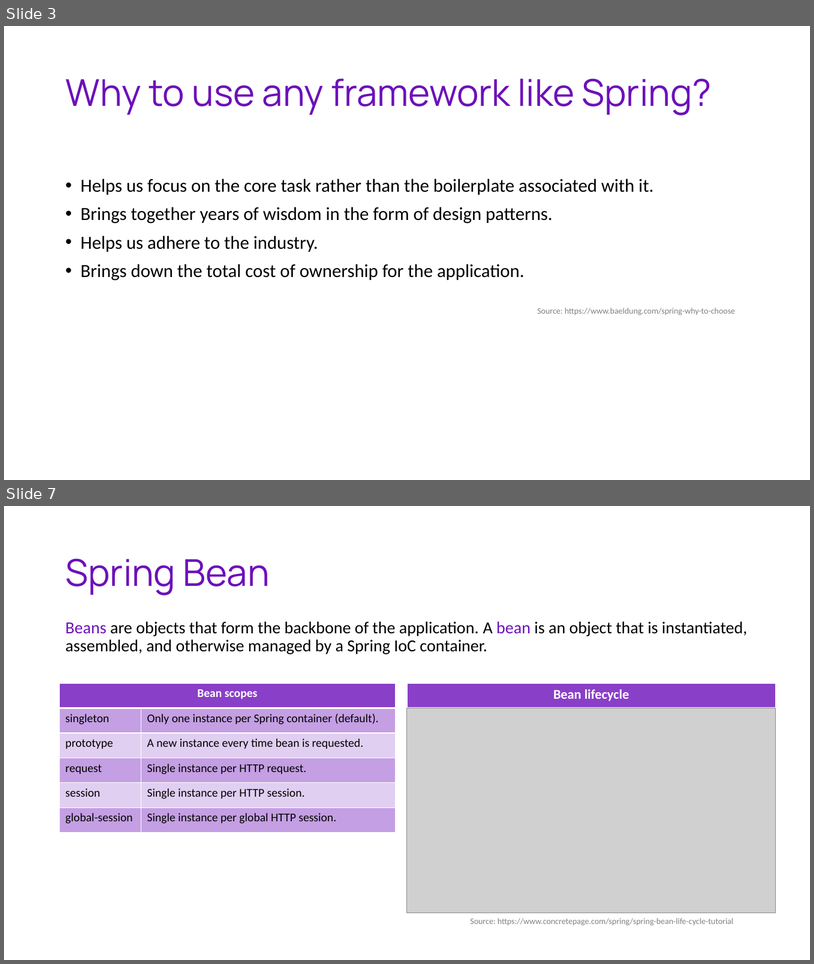
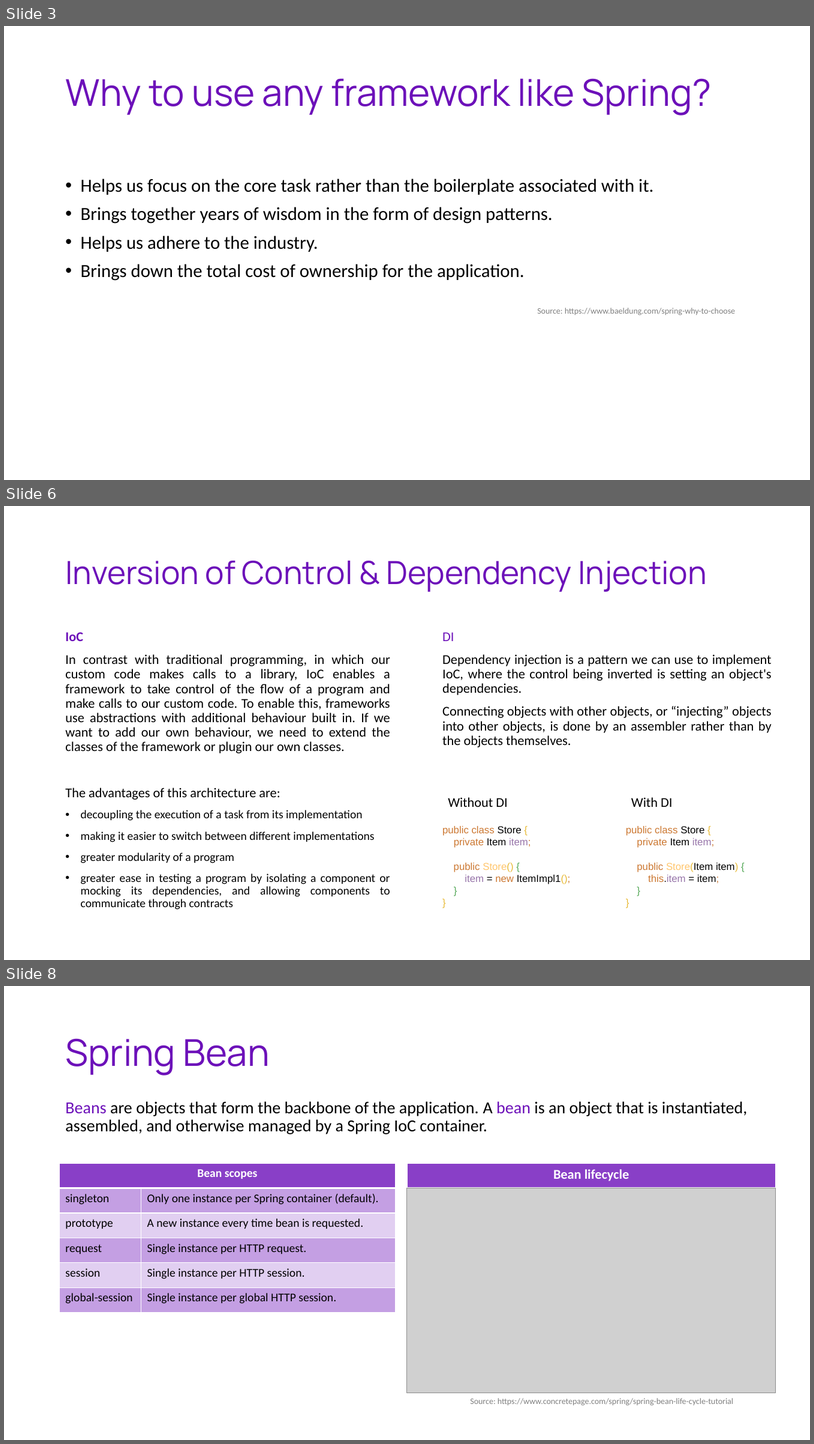
Before and after one commit to adrian-machnicki/SpringWorkshopForInterns, a slide deck: docs/SpringWorkshopWithAdrian.pptx. Shown one above the other, each under a label of ours: slides 3 and 7 before the commit, slides 3, 6 and 8 after it; the slides between them are not shown. The pictures are 814x964 and 814x1444 pixels, drawn with LibreOffice and Linux fonts; fonts in the diff are those of the drawing; grey boxes stand for pictures. Boxes give left, top, right and bottom in pixels: in the first picture for what was removed or moved away, otherwise in the second. Text is boxed around its words. In the diff, an @@ line names an element or a change of style, - is before the commit and + after.

```diff
--- a/docs/SpringWorkshopWithAdrian.pptx
+++ b/docs/SpringWorkshopWithAdrian.pptx
@@ slide 6 added at [4,506,810,960], background #FFFFFF @@
@@ title added at [65,561,707,592], 38 pt, text #6C10B9 @@
+Inversion of Control & Dependency Injection
@@ text added at [65,632,390,909], 16 pt, text #000000 @@
+IoC
+In contrast with traditional programming, in which our custom code makes calls to a library, IoC enables a framework to take control of the flow of a program and make calls to our custom code. To enable this, frameworks use abstractions with additional behaviour built in. If we want to add our own behaviour, we need to extend the classes of the framework or plugin our own classes.
+The advantages of this architecture are:
+• decoupling the execution of a task from its implementation
+• making it easier to switch between different implementations
+• greater modularity of a program
+• greater ease in testing a program by isolating a component or mocking its dependencies, and allowing components to communicate through contracts
@@ text added at [443,632,772,747], 16 pt, text #000000 @@
+DI
+Dependency injection is a pattern we can use to implement IoC, where the control being inverted is setting an object's dependencies.
+Connecting objects with other objects, or “injecting” objects into other objects, is done by an assembler rather than by the objects themselves.
@@ text added at [448,797,507,807], 16 pt, text #000000 @@
+Without DI
@@ text added at [632,797,672,807], 16 pt, text #000000 @@
+With DI
@@ text added at [443,826,571,884], 12 pt, text #CC7832 @@
+public class Store {
+private Item item;
+public Store() {
+item = new ItemImpl1();
+}
+}
@@ text added at [626,826,738,883], 12 pt, text #CC7832 @@
+public class Store {
+private Item item;
+public Store(Item item) {
+this.item = item;
+}
+}
@@ what was slide 7 is now slide 8 @@
```
Also in this commit, not shown: 6 slides changed, 10 other files.
